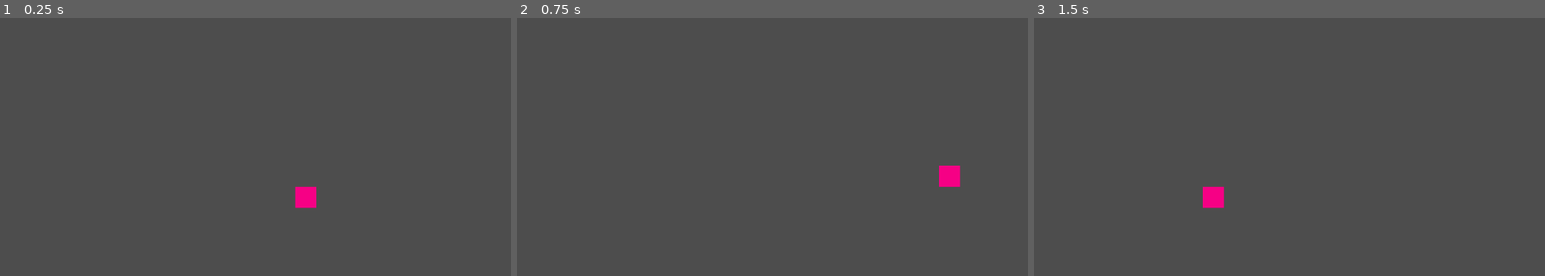
Above: before the commit, frames 1-3 (left to right).
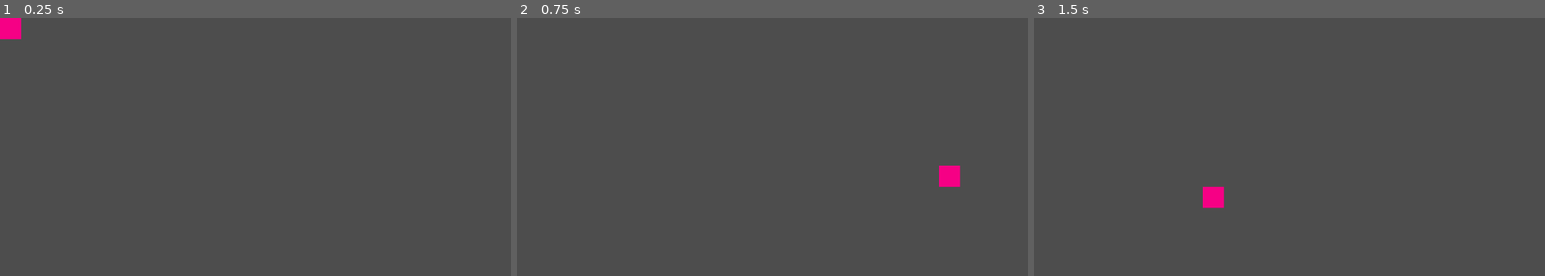
Above: after the commit, the same moments.

Repository: uvaprol/DUNE
Game: Godot game, scene res://cell_area_1.tscn
Two runs of this game, one before a commit and one after it. Both use one fixed random seed, a clock stepped at 60 frames per second and the inputs below. This scene is started directly instead of the project's main scene.
Inputs (mouse positions are in pixels of both pictures, inside the frame that each line leads up to):
- Up to frame 1 (0.25 s): no input
- Up to frame 2 (0.75 s): tap Enter at 0.5 s; move the mouse to (956, 172) at 0.52 s
- Up to frame 3 (1.5 s): tap Space at 1.25 s; move the mouse to (1217, 206) at 1.27 s

The runs differ from the first frame. In frame 1, 0.7% of the frame differs, in the area x 0-62%, y 0-74%; in frame 2, nothing differs; in frame 3, nothing differs.

Commit message:
optimization of positioning

Diff:
--- a/Scripts/cell_orientation.gd
+++ b/Scripts/cell_orientation.gd
@@ -6,11 +6,9 @@
 
 var is_fixed = false
 
-func _process(_delta: float) -> void:
-	if not is_fixed:
-		var x = get_global_mouse_position().x
-		var y = get_global_mouse_position().y
-		if x < VW and x >= 0:
-			position.x = int(x / CELL) * CELL
-		if y < VH and y >= 0:
-			position.y = int(y / CELL) * CELL
+func _input(event: InputEvent) -> void:
+	if event is InputEventMouseMotion and not is_fixed:
+		if VW > event.position.x and event.position.x >= 0:
+			position.x = int(event.position.x / CELL) * CELL
+		if VH > event.position.y and event.position.y >= 0:
+			position.y = int(event.position.y / CELL) * CELL
--- a/test_place.tscn
+++ b/test_place.tscn
@@ -20,17 +20,9 @@
 	add_child(plate)
 
 func _process(_delta: float) -> void:
-	#if Input.is_action_just_pressed(\"one\"):
-		#n = 0
-		#choice_plate()
-	#if Input.is_action_just_pressed(\"four\"):
-		#n = 1
-		#choice_plate()
-	#if Input.is_action_just_pressed(\"six\"):
-		#n = 2
-		#choice_plate()
 	if Input.is_action_just_pressed(\"spawn\") and active:
 		active.is_fixed = true
+		active.process_mode = 4
 		active = null
 		choice_plate()
 	if Input.is_action_just_pressed(\"despawn\") and active:
Not shown, added: TODO.md
